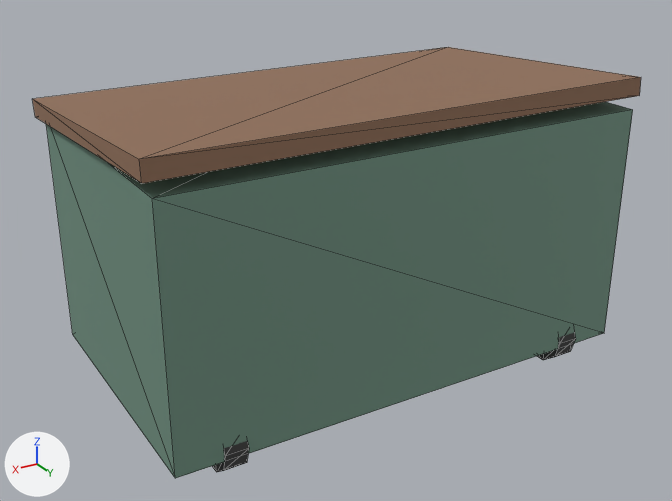
What one commit did to the glTF model apps/web/public/art/props/dumpster.glb.
One viewpoint serves both versions: a camera (50 mm lens) standing at (2.05, 3.39, 2.25) and looking at (0.04, 0.04, 0.57). Every picture has the same lights, and +X, +Y and +Z are marked at lower left. The older version comes first. Mesh edges are drawn as thin lines. Vertices at exactly the same position are counted once.

In view in the first picture: 'dumpster'.
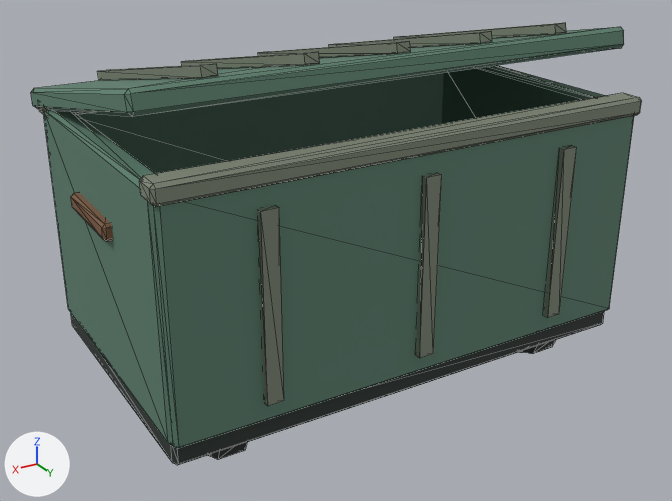
Boxes (x1, y1, x2, y2) around the edits, measured in the pictures (672 x 501 px):
'dumpster', reshaped
    before: (33, 47, 641, 478)
    after: (31, 23, 641, 465)
part 1 of me_cube, added
    after: (544, 146, 577, 318)
part 2 of me_cube, added
    after: (416, 173, 442, 358)
part 3 of me_cube, added
    after: (258, 206, 284, 406)
part 4 of me_cube, added (mostly hidden)
    after: (519, 340, 555, 354)
part 5 of me_cube, added
    after: (208, 443, 247, 460)
part 6 of me_cube, rebuilt (34% shorter)
    before: (33, 47, 641, 183)
    after: (31, 27, 624, 117)
part 7 of me_cube, deleted
    before: (212, 441, 249, 472)
part 8 of me_cube, deleted
    before: (537, 332, 576, 360)
part 9 of me_cube, built on
    before: (46, 102, 633, 478)
    after: (39, 23, 641, 465)

The change, as a list of edits to the scene's bpy script:
```text
Add mat_surface_detail:
    mat_surface_detail = bpy.data.materials.new('surface_detail')
    mat_surface_detail.use_nodes = True; mat_surface_detail.node_tree.nodes.clear()
    _N = mat_surface_detail.node_tree.nodes; _L = mat_surface_detail.node_tree.links
    n0 = _N.new('ShaderNodeBsdfPrincipled'); n0.name = 'Principled BSDF'
    n0.inputs[2].default_value = 0.82  # 'Roughness'
    n1 = _N.new('ShaderNodeOutputMaterial'); n1.name = 'Material Output'
    n2 = _N.new('ShaderNodeVertexColor'); n2.name = 'Color Attribute'
    _L.new(n0.outputs[0], n1.inputs[0])  # 'BSDF' to 'Surface'
    _L.new(n2.outputs[0], n0.inputs[0])  # 'Color' to 'Base Color'
Change me_cube:
    used by ob_dumpster; location = (0.0, 0.0, 0.0)
    remove me_cube.from_pydata(...)  # 56 vertices, 96 faces; spans x -1.13..1.13, y -0.71..0.66, z 0.01..1.35
    remove me_cube.materials.append(mat_steel)  # greyish green #769786
    remove me_cube.materials.append(mat_rust)  # brown #906f59
    remove me_cube.materials.append(mat_tyre)  # dark grey #3f3f3f
    add me_cube.from_pydata(...)  # 400 vertices, 696 faces; spans x -1.14..1.14, y -0.79..0.7, z 0.0..1.58
    me_cube part 1: a new loose piece, a box spanning x -0.735..-0.665, y 0.669..0.699, z 0.33..1.11, in mat_surface_detail
    me_cube part 2: a new loose piece, a box spanning x -0.035..0.035, y 0.669..0.699, z 0.33..1.11, in mat_surface_detail
    me_cube part 3: a new loose piece, a box spanning x 0.665..0.735, y 0.669..0.699, z 0.33..1.11, in mat_surface_detail
    me_cube part 4: a new loose piece, an 8-sided cylinder along x spanning x -0.88..-0.76, y 0.31..0.57, z 0.0..0.26, in mat_surface_detail
    me_cube part 5: a new loose piece, an 8-sided cylinder along x spanning x 0.76..0.88, y 0.31..0.57, z 0.0..0.26, in mat_surface_detail
    me_cube part 6: the loose piece of 8 vertices spanning x -1.13..1.13, y -0.71..0.65, z 1.17..1.35 is rebuilt with 24 vertices and now spans x -1.12..1.12, y -0.79..0.55, z 1.19..1.55, in mat_surface_detail
    me_cube part 7: the loose piece of 20 vertices spanning x 0.8..0.9, y 0.38..0.66, z 0.01..0.27 is deleted
    me_cube part 8: the loose piece of 20 vertices spanning x -0.9..-0.8, y 0.38..0.66, z 0.01..0.27 is deleted
    me_cube part 9: 8 vertices removed from x -1.1..1.1, y -0.65..0.65, z 0.11..1.21; 256 vertices added at x -1.14..1.14, y -0.72..0.69, z 0.15..1.58
    other edits to the shape of me_cube do not show in these pictures
    add me_cube.materials.append(mat_surface_detail)
```
